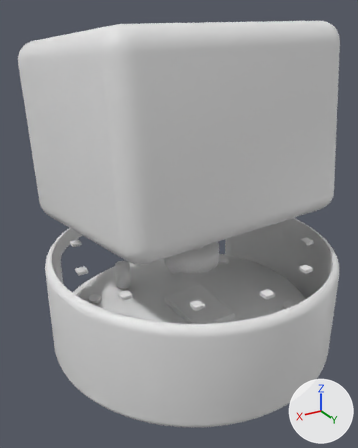
The Blender file cad/aura_assembly.blend as it was, and as the next commit left it.
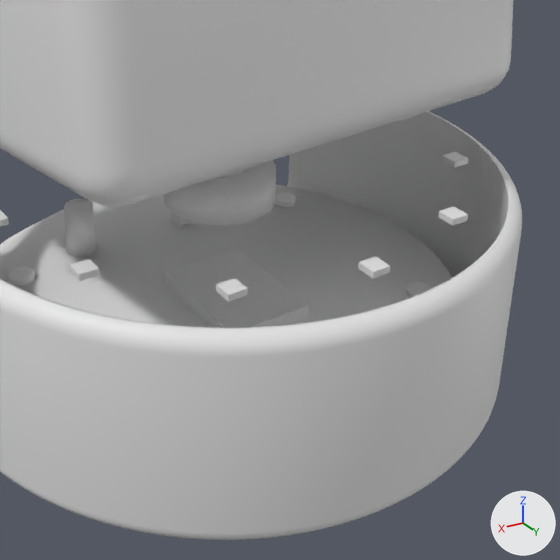
Each version appears first whole from a camera (50 mm lens) standing at (96.4, 150.9, 125.9) and looking at (6.5, 1.2, 51.0), and next in a close-up on the part from 23% to 100% of the width and 36% to 98% of the height. Every picture has the same lights, and +X, +Y and +Z are marked at lower right. The last two pictures show the newer version.

The first close-up shows 'AURA_Carrier_Board_98mm', 'AURA_Skull_Frame', 'AURA_Torso_Chassis_Base', 'Bearing_608ZZ_Steel', 'Cap_470uF_16V_C4', 'ESP32_S3_Module' and 11 more.
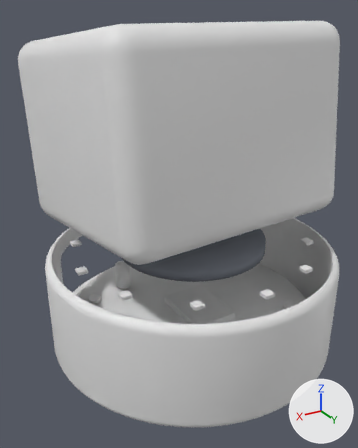
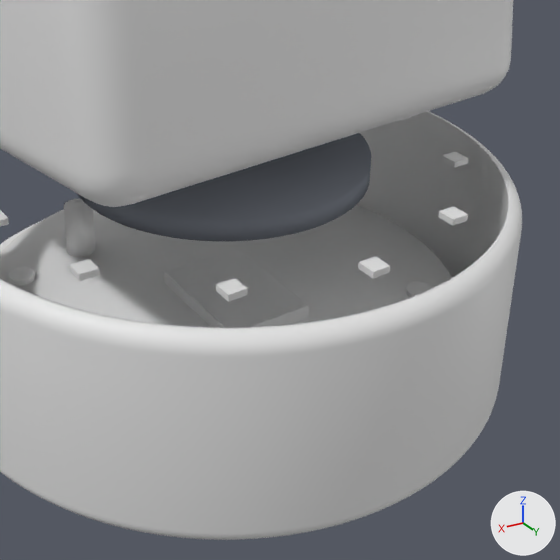
Diff of the bpy script that builds the scene:
```diff
--- a/cad/aura_assembly.blend.py
+++ b/cad/aura_assembly.blend.py
@@ mat_mat_bracket_engineering @@
+mat_mat_bracket_engineering = diffuse_material('Mat_Bracket_Engineering')
+mat_mat_bracket_engineering.base_color = (0.22, 0.24, 0.28)  # grey #818690
@@ me_cylinder_024 @@
+me_cylinder_024.from_pydata(...)  # a 64-sided cylinder along z spanning x -29.0..29.0, y -29.0..29.0, z -2.1..2.1
+me_cylinder_024.polygons.foreach_set('use_smooth', [True] * 66)
+me_cylinder_024.materials.append(mat_mat_bracket_engineering)  # grey #818690
@@ ob_internal_neck_servo_bracket @@
+ob_internal_neck_servo_bracket = bpy.data.objects.new('Internal_Neck_Servo_Bracket', me_cylinder_024)
+ob_internal_neck_servo_bracket.location = (0.0, 0.0, 42.0)
```

Changed parts and their boxes (x1, y1, x2, y2) in the close-ups (560 x 560 px):
'Internal_Neck_Servo_Bracket', added: after (77, 133, 372, 241)
'Bearing_608ZZ_Steel', unchanged, covered by the edit: before (164, 160, 276, 226)
